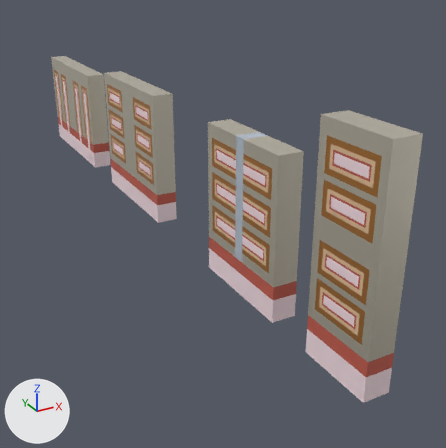
Two versions of the glTF model models/cmp.glb, one commit apart.
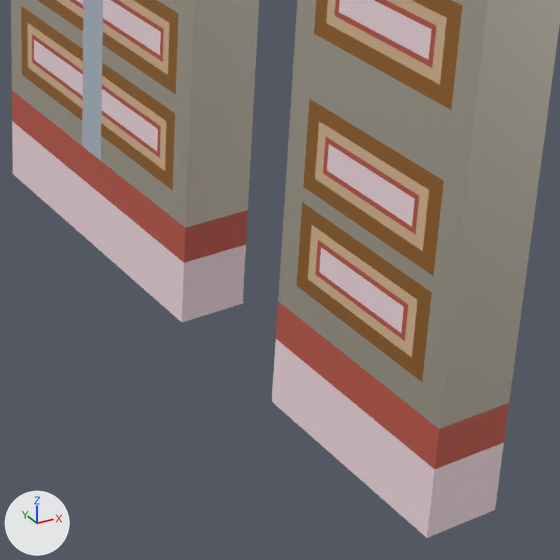
The first picture shows the older version from a camera (50 mm lens) standing at (-170.0, -276.0, 171.0) and looking at (33.0, 92.0, -13.0). The close-ups show the older and then the newer version on the part from 46% to 93% of the width and 45% to 92% of the height of that picture. Only the edits that show in the close-ups are written down. The lights are fixed; the arrows at lower left show +X, +Y and +Z.

Script lines for the objects in view, before the commit:
```python
me_b_n_tin1__tin = bpy.data.meshes.new('B_n_tin1__tin')
me_b_n_tin1__tin.from_pydata(...)  # 20 vertices, 36 faces; spans x -7.5..7.5, y -32.0..-4.0, z 14.0..31.0
me_b_n_tin1__tin.materials.append(mat_m4___tin)  # orange #e09c56
me_b_n_tin2__tin = bpy.data.meshes.new('B_n_tin2__tin')
me_b_n_tin2__tin.from_pydata(...)  # 20 vertices, 36 faces; spans x -7.5..7.5, y -32.0..-4.0, z 35.0..52.0
me_b_n_tin2__tin.materials.append(mat_m4___tin)  # orange #e09c56
me_b_wall__wall = bpy.data.meshes.new('B_wall__wall')
me_b_wall__wall.from_pydata(...)  # a box spanning x -7.5..7.5, y -4.0..4.0, z 8.0..81.0
me_b_wall__wall.materials.append(mat_dielectric_wall)  # pale blue #b8c2cf
me_c_n_tin1__tin = bpy.data.meshes.new('C_n_tin1__tin')
me_c_n_tin1__tin.from_pydata(...)  # 24 vertices, 48 faces; spans x -7.5..7.5, y -107.0..-73.0, z 14.0..31.0
me_c_n_tin1__tin.materials.append(mat_m4___tin)  # orange #e09c56
me_c_n_tin2__tin = bpy.data.meshes.new('C_n_tin2__tin')
me_c_n_tin2__tin.from_pydata(...)  # 24 vertices, 48 faces; spans x -7.5..7.5, y -107.0..-73.0, z 34.0..51.0
me_c_n_tin2__tin.materials.append(mat_m4___tin)  # orange #e09c56
ob_b_n_tin1 = bpy.data.objects.new('B_n_tin1', me_b_n_tin1__tin)
ob_b_n_tin1.location = (0.0, 0.0, 0.0)
ob_b_n_tin2 = bpy.data.objects.new('B_n_tin2', me_b_n_tin2__tin)
ob_b_n_tin2.location = (0.0, 0.0, 0.0)
ob_b_wall = bpy.data.objects.new('B_wall', me_b_wall__wall)
ob_b_wall.location = (0.0, 0.0, 0.0)
ob_c_n_tin1 = bpy.data.objects.new('C_n_tin1', me_c_n_tin1__tin)
ob_c_n_tin1.location = (0.0, 0.0, 0.0)
ob_c_n_tin2 = bpy.data.objects.new('C_n_tin2', me_c_n_tin2__tin)
ob_c_n_tin2.location = (0.0, 0.0, 0.0)
# also in view: 'C_sub' at (0.0, -90.0, -7.0); 'C_p_s1' at (0.0, -90.0, 72.0); 'C_p_tin1' at (0.0, -90.0, 72.0); 'B_p_tin1' at (0.0, 18.0, 22.0); 'C_n_s1' at (0.0, -90.0, 22.0)
```
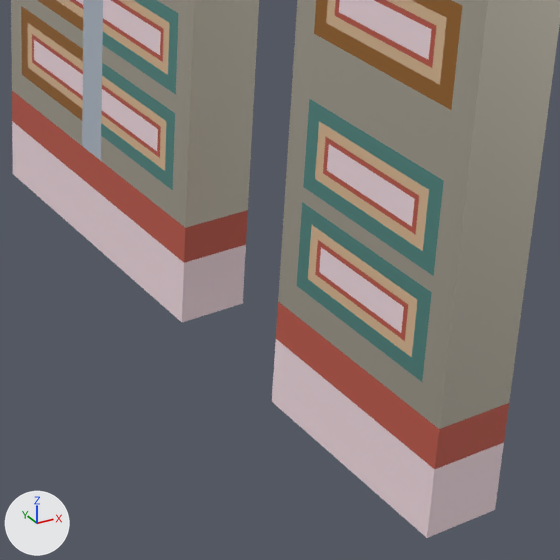
The change, as a diff of the scene's bpy script:
```diff
--- a/models/cmp.glb.py
+++ b/models/cmp.glb.py
@@ mat_n_type_work_function_metal @@
+mat_n_type_work_function_metal = principled_material('n-type work-function metal')
+mat_n_type_work_function_metal.base_color = (0.243, 0.612, 0.561)  # cyan #87cdc5
+mat_n_type_work_function_metal.metallic = 0.9
+mat_n_type_work_function_metal.roughness = 0.35
@@ me_b_n_tin1__tin @@
 me_b_n_tin1__tin.from_pydata(...)  # 20 vertices, 36 faces; spans x -7.5..7.5, y -32.0..-4.0, z 14.0..31.0
-me_b_n_tin1__tin.materials.append(mat_m4___tin)  # orange #e09c56
+me_b_n_tin1__tin.materials.append(mat_n_type_work_function_metal)  # cyan #87cdc5
@@ me_b_n_tin2__tin @@
 me_b_n_tin2__tin.from_pydata(...)  # 20 vertices, 36 faces; spans x -7.5..7.5, y -32.0..-4.0, z 35.0..52.0
-me_b_n_tin2__tin.materials.append(mat_m4___tin)  # orange #e09c56
+me_b_n_tin2__tin.materials.append(mat_n_type_work_function_metal)  # cyan #87cdc5
@@ me_c_n_tin1__tin @@
 me_c_n_tin1__tin.from_pydata(...)  # 24 vertices, 48 faces; spans x -7.5..7.5, y -107.0..-73.0, z 14.0..31.0
-me_c_n_tin1__tin.materials.append(mat_m4___tin)  # orange #e09c56
+me_c_n_tin1__tin.materials.append(mat_n_type_work_function_metal)  # cyan #87cdc5
@@ me_c_n_tin2__tin @@
 me_c_n_tin2__tin.from_pydata(...)  # 24 vertices, 48 faces; spans x -7.5..7.5, y -107.0..-73.0, z 34.0..51.0
-me_c_n_tin2__tin.materials.append(mat_m4___tin)  # orange #e09c56
+me_c_n_tin2__tin.materials.append(mat_n_type_work_function_metal)  # cyan #87cdc5
```

Location of each change, [x1, y1, x2, y2] in pixels of the close-ups (560 x 560 px):
'C_n_tin2', recoloured (orange to cyan)
    both: [303, 99, 444, 276]
'C_n_tin1', recoloured (orange to cyan)
    both: [297, 202, 432, 382]
'B_n_tin1', recoloured (orange to cyan)
    both: [101, 63, 175, 190]
'B_n_tin2', recoloured (orange to cyan)
    both: [102, 0, 179, 95]
